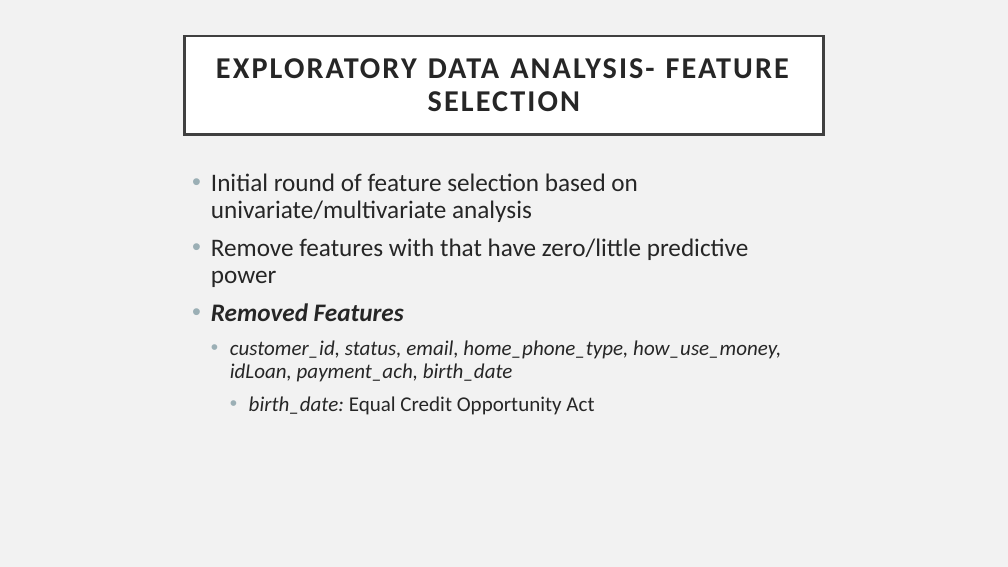
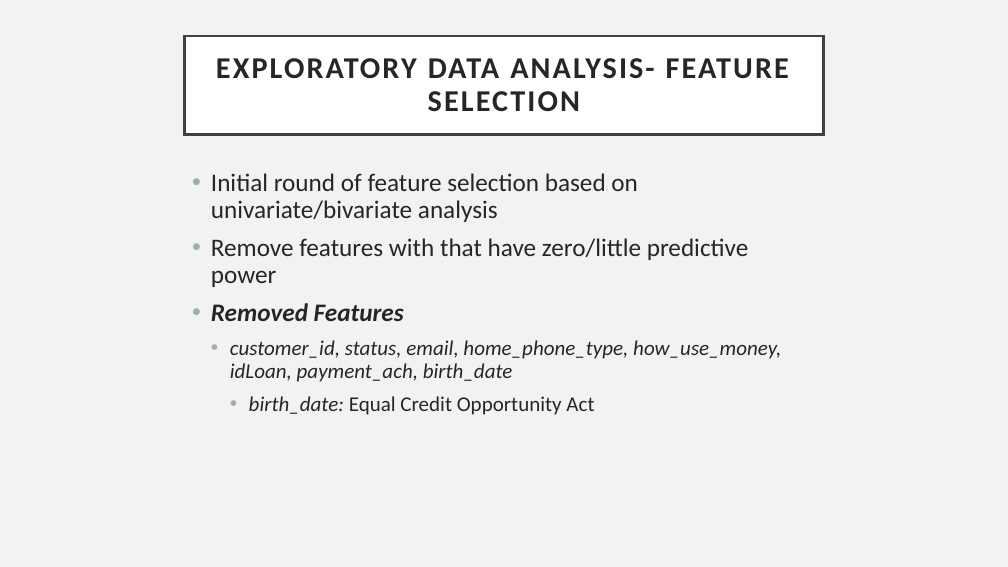
Before and after one commit to jaredandrews97/Sample-Project-BlastPoint, a slide deck: slide 8 of report/Blastpoint Presentation.pptx. Drawn at 1008x567 pixels with LibreOffice and Linux fonts; fonts in the diff are those of the drawing. Boxes give left, top, right and bottom in pixels: in the first picture for what was removed or moved away, otherwise in the second. Text is boxed around its words. In the diff, an @@ line names an element or a change of style, - is before the commit and + after.

```diff
--- a/report/Blastpoint Presentation.pptx
+++ b/report/Blastpoint Presentation.pptx
@@ text at (211,173,638,222): text changed @@
-• Initial round of feature selection based on univariate/multivariate analysis
+• Initial round of feature selection based on univariate/bivariate analysis
```
Also in this commit, not shown: 5 other slides changed.
